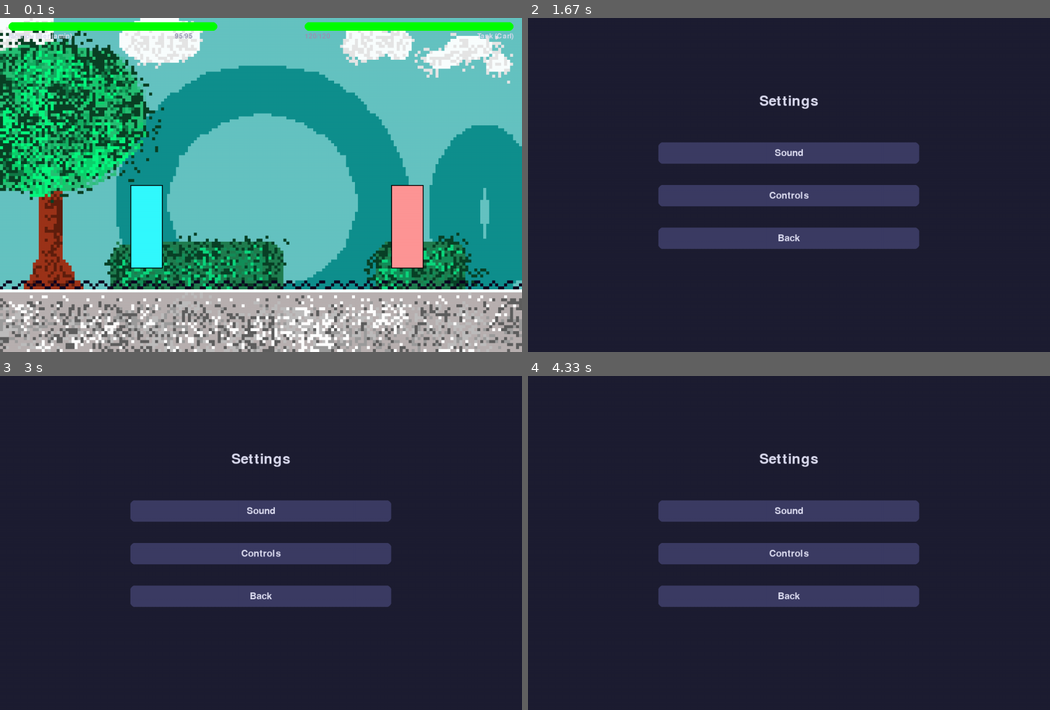
Above: before the commit, frames 1-4 (two rows, left to right).
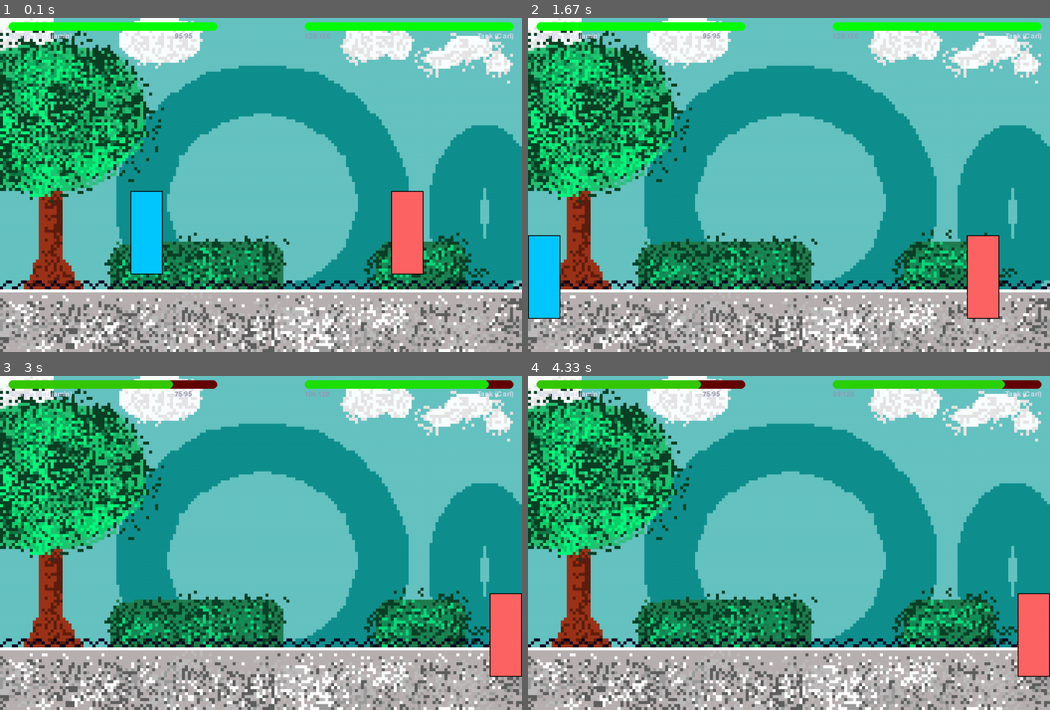
Above: after the commit, the same moments.

Repository: CarlosLeBg/pythfighter
Game: pygame game, started from src/game.py
Same seed, same stepped clock (60 frames per second), same inputs: the game is played once before the commit and once after it.
Inputs (mouse positions are in pixels of both pictures, inside the frame that each line leads up to):
- Up to frame 1 (0.1 s): no input
- Up to frame 2 (1.67 s): hold A 0.33-0.8 s; hold Right 0.33-0.8 s; move the mouse to (768, 198) at 0.37 s; hold Esc 0.83-1.3 s; hold Right 0.83-1.3 s; hold D 0.83-1.3 s; move the mouse to (627, 261) at 0.87 s; press the mouse at (789, 238) at 1.37 s; move the mouse to (830, 188) at 1.47 s; release the mouse at (872, 138) at 1.6 s
- Up to frame 3 (3 s): hold R 1.67-2.13 s; hold Right 1.67-2.13 s; hold D 1.67-2.13 s; move the mouse to (151, 489) at 1.7 s; hold 1 2.17-2.63 s; hold Right 2.17-2.63 s; hold D 2.17-2.63 s; hold R from 2.67 s (still down); hold Right from 2.67 s (still down); hold D from 2.67 s (still down); move the mouse to (443, 606) at 2.7 s
- Up to frame 4 (4.33 s): release R at 3.13 s; release Right at 3.13 s; release D at 3.13 s; hold Up 3.67-4.13 s; hold W 3.67-4.13 s; move the mouse to (632, 666) at 3.7 s; tap R at 4.17 s

The runs differ from the first frame. In frame 1, 3.2% of the frame differs, in the area x 24-82%, y 50-77%; in frame 2, 100%; in frame 3, 100%, in the area x 0-100%, y 0-100%; in frame 4, 100%.

Commit message:
Modif de Carlos

Diff:
--- a/src/game.py
+++ b/src/game.py
@@ -20,14 +20,8 @@
 
 # Initialization
 pygame.init()
-pygame.font.init()
 screen = pygame.display.set_mode((VISIBLE_WIDTH, VISIBLE_HEIGHT))
 pygame.display.set_caption("PythFighter")
-
-# Fonts
-TITLE_FONT = pygame.font.Font(None, 48)
-MENU_FONT = pygame.font.Font(None, 32)
-TEXT_FONT = pygame.font.Font(None, 24)
 
 # Background
 bg_image = pygame.image.load("src/assets/backg.jpg")
@@ -43,16 +37,14 @@
 }
 
 class Button:
-    def __init__(self, x, y, width, height, text, font, inactive_color, active_color):
+    def __init__(self, x, y, width, height, text):
         self.rect = pygame.Rect(x, y, width, height)
         self.text = text
-        self.font = font
-        self.inactive_color = inactive_color
-        self.active_color = active_color
+        self.font = pygame.font.Font(None, 32)
         self.hover = False
 
     def draw(self, surface):
-        color = self.active_color if self.hover else self.inactive_color
+        color = COLORS['button_hover'] if self.hover else COLORS['button_normal']
         pygame.draw.rect(surface, color, self.rect, border_radius=10)
         text_surface = self.font.render(self.text, True, COLORS['text_primary'])
         text_rect = text_surface.get_rect(center=self.rect.center)
@@ -65,51 +57,33 @@
     def __init__(self):
         self.buttons = [
             Button(VISIBLE_WIDTH//4, VISIBLE_HEIGHT//2 - 100,
-                   VISIBLE_WIDTH//2, 50, "Sound", MENU_FONT,
-                   COLORS['button_normal'], COLORS['button_hover']),
+                   VISIBLE_WIDTH//2, 50, "Sound"),
             Button(VISIBLE_WIDTH//4, VISIBLE_HEIGHT//2,
-                   VISIBLE_WIDTH//2, 50, "Controls", MENU_FONT,
-                   COLORS['button_normal'], COLORS['button_hover']),
+                   VISIBLE_WIDTH//2, 50, "Controls"),
             Button(VISIBLE_WIDTH//4, VISIBLE_HEIGHT//2 + 100,
-                   VISIBLE_WIDTH//2, 50, "Back", MENU_FONT,
-                   COLORS['button_normal'], COLORS['button_hover'])
+                   VISIBLE_WIDTH//2, 50, "Back")
         ]
+        self.title_font = pygame.font.Font(None, 48)
 
     def draw(self, surface):
         surface.fill(COLORS['menu_bg'])
 
-        # Title
-        title = TITLE_FONT.render("Settings", True, COLORS['text_primary'])
+        title = self.title_font.render("Settings", True, COLORS['text_primary'])
         title_rect = title.get_rect(center=(VISIBLE_WIDTH//2, VISIBLE_HEIGHT//4))
         surface.blit(title, title_rect)
 
         for button in self.buttons:
             button.draw(surface)
 
-    def handle_events(self):
-        for event in pygame.event.get():
-            if event.type == pygame.QUIT:
-                return False
-            if event.type == pygame.MOUSEMOTION:
-                for button in self.buttons:
-                    button.hover = button.rect.collidepoint(event.pos)
-            if event.type == pygame.MOUSEBUTTONDOWN:
-                for button in self.buttons:
-                    if button.is_clicked(event.pos):
-                        if button.text == "Back":
-                            return False
-        return True
+    def handle_events(self, mouse_pos):
+        for button in self.buttons:
+            button.hover = button.rect.collidepoint(mouse_pos)
 
 class Fighter:
     def __init__(self, player, x, y, data):
         self.player = player
         self.name = data.name
-        # Enhanced color palette
-        self.color = (
-            min(255, data.color[0] + 50),
-            min(255, data.color[1] + 50),
-            min(255, data.color[2] + 50)
-        )
+        self.color = data.color
 
         self.speed = data.speed * 1.2
         self.damage = data.damage
@@ -139,8 +113,58 @@
         GROUND_Y = VISIBLE_HEIGHT * 0.9
         MAX_SPEED = self.speed * 2
 
-        # Movement logic remains the same as previous version
-        # (Omitted for brevity, use previous implementation)
+        if self.player == 1:
+            if keys[pygame.K_a]:
+                self.vel_x = -MAX_SPEED
+                self.direction = -1
+            elif keys[pygame.K_d]:
+                self.vel_x = MAX_SPEED
+                self.direction = 1
+            else:
+                self.vel_x = 0
+
+            if keys[pygame.K_w] and self.on_ground:
+                self.vel_y = JUMP_FORCE
+                self.on_ground = False
+
+            self.blocking = keys[pygame.K_LSHIFT]
+
+            if keys[pygame.K_r]:
+                self.attack(opponent_x)
+
+        else:
+            if keys[pygame.K_LEFT]:
+                self.vel_x = -MAX_SPEED
+                self.direction = -1
+            elif keys[pygame.K_RIGHT]:
+                self.vel_x = MAX_SPEED
+                self.direction = 1
+            else:
+                self.vel_x = 0
+
+            if keys[pygame.K_UP] and self.on_ground:
+                self.vel_y = JUMP_FORCE
+                self.on_ground = False
+
+            self.blocking = keys[pygame.K_RSHIFT]
+
+            if keys[pygame.K_KP1]:
+                self.attack(opponent_x)
+
+        self.vel_y += GRAVITY
+        self.rect.x += int(self.vel_x)
+        self.rect.y += int(self.vel_y)
+
+        if self.rect.bottom >= GROUND_Y:
+            self.rect.bottom = GROUND_Y
+            self.vel_y = 0
+            self.on_ground = True
+
+        self.rect.left = max(0, min(self.rect.left, VISIBLE_WIDTH - self.rect.width))
+        self.hitbox.topleft = (self.rect.x + self.rect.width//4, self.rect.y + self.rect.height//4)
+
+        if self.attack_cooldown > 0:
+            self.attack_cooldown -= 1
 
     def draw(self, surface):
         pygame.draw.rect(surface, self.color, self.rect)
@@ -150,7 +174,6 @@
         bar_height = 20
         health_percentage = max(0, self.health / self.max_health)
 
-        # Gradient health bar
         health_color = (
             int(255 * (1 - health_percentage)),
             int(255 * health_percentage),
@@ -169,9 +192,9 @@
                          (bar_x, 10, bar_width * health_percentage, bar_height),
                          border_radius=10)
 
-        # Enhanced text rendering
-        name_text = TEXT_FONT.render(self.name, True, COLORS['text_primary'])
-        health_text = TEXT_FONT.render(f"{int(self.health)}/{self.max_health}", True, COLORS['text_secondary'])
+        name_font = pygame.font.Font(None, 24)
+        name_text = name_font.render(self.name, True, COLORS['text_primary'])
+        health_text = name_font.render(f"{int(self.health)}/{self.max_health}", True, COLORS['text_secondary'])
 
         if self.player == 1:
             surface.blit(name_text, (bar_x, 35))
@@ -180,7 +203,17 @@
             surface.blit(name_text, (bar_x + bar_width - name_text.get_width(), 35))
             surface.blit(health_text, (bar_x, 35))
 
-# Main Game Loop
+    def attack(self, opponent_x):
+        if self.attack_cooldown == 0:
+            distance = abs(self.rect.centerx - opponent_x)
+            if distance < self.rect.width * 2:
+                self.attacking = True
+                self.attack_cooldown = 15
+
+    def take_damage(self, damage):
+        actual_damage = damage * (0.5 if self.blocking else 1)
+        self.health = max(0, self.health - actual_damage)
+
 def main():
     clock = pygame.time.Clock()
 
@@ -196,6 +229,7 @@
 
     while running:
         keys = pygame.key.get_pressed()
+        mouse_pos = pygame.mouse.get_pos()
 
         for event in pygame.event.get():
             if event.type == pygame.QUIT:
@@ -204,18 +238,32 @@
                 if event.key == pygame.K_ESCAPE:
                     show_settings = not show_settings
 
+            if show_settings and event.type == pygame.MOUSEMOTION:
+                settings_menu.handle_events(mouse_pos)
+
+            if show_settings and event.type == pygame.MOUSEBUTTONDOWN:
+                for button in settings_menu.buttons:
+                    if button.is_clicked(mouse_pos) and button.text == "Back":
+                        show_settings = False
+
         if show_settings:
-            continue_menu = settings_menu.handle_events()
             settings_menu.draw(screen)
             pygame.display.update()
             continue
 
-        # Game rendering logic
         screen.blit(bg_image, (0, 0))
 
         fighters[0].move(keys, fighters[1].rect.centerx)
         fighters[1].move(keys, fighters[0].rect.centerx)
 
+        if fighters[0].attacking and fighters[0].hitbox.colliderect(fighters[1].hitbox):
+            fighters[1].take_damage(fighters[0].damage)
+            fighters[0].attacking = False
+
+        if fighters[1].attacking and fighters[1].hitbox.colliderect(fighters[0].hitbox):
+            fighters[0].take_damage(fighters[1].damage)
+            fighters[1].attacking = False
+
         for fighter in fighters:
             fighter.draw(screen)
 
